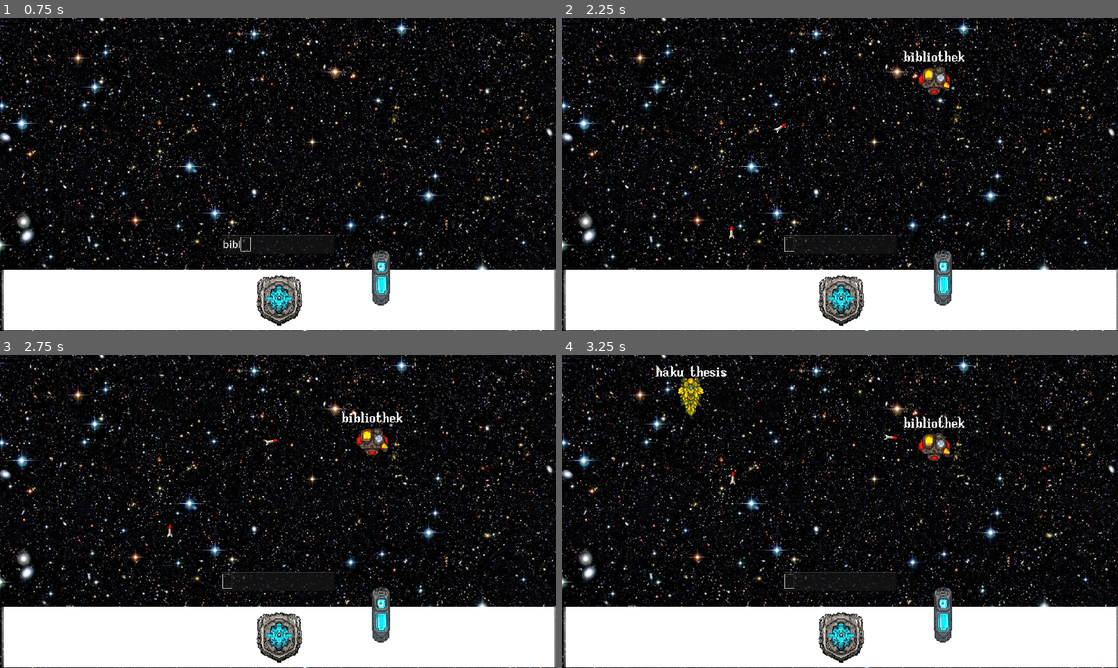
Above: before the commit, frames 1-4 (two rows, left to right).
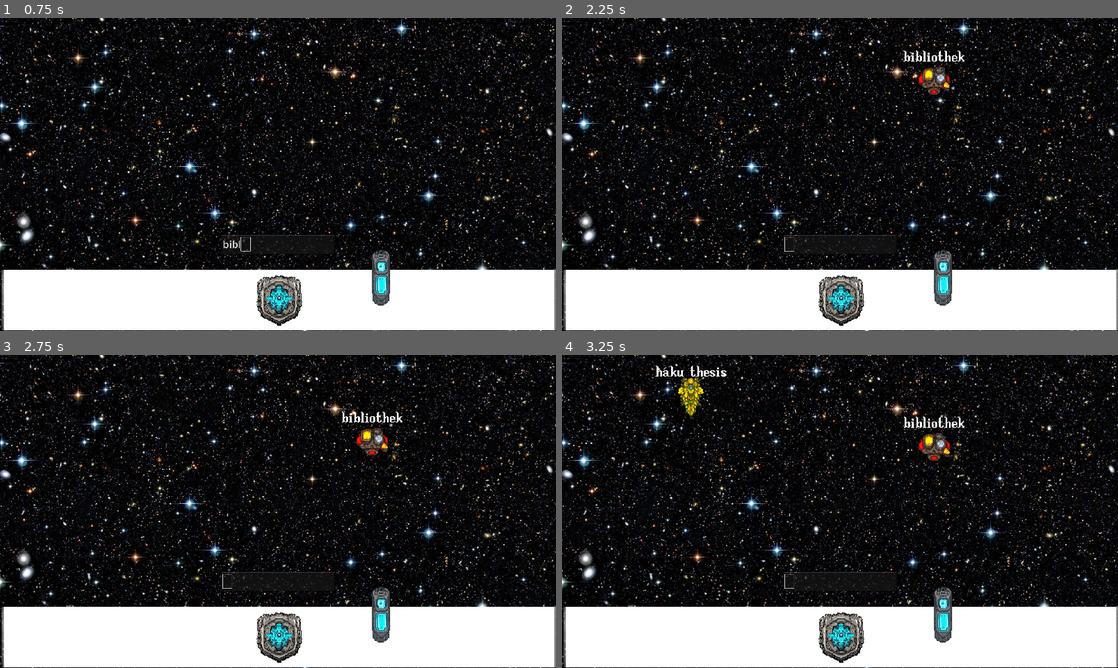
Above: after the commit, the same moments.

Repository: HephaistosForge/LinguaCaelestia
Game: Godot game, scene res://levels/main.tscn
Same seed, same stepped clock (60 frames per second), same inputs: the game is played once before the commit and once after it.
Inputs (mouse positions are in pixels of both pictures, inside the frame that each line leads up to):
- Up to frame 1 (0.75 s): click (278, 243) at 0.52 s; type "bibliothek" at 0.6 s
- Up to frame 2 (2.25 s): type "pepa" at 2 s
- Up to frame 3 (2.75 s): no input
- Up to frame 4 (3.25 s): no input

Frame 1 is identical in both runs. In frame 2, less than 0.1% of the frame differs, in the area x 30-41%, y 33-71%; in frame 3, less than 0.1%, in the area x 30-50%, y 26-68%; in frame 4, less than 0.1%.
Error after the commit: Parse Error: Expected ":" after function declaration. (res://entities/mothership/mothership.gd:28)

Commit message:
add warning icon, add shield asset add incoming missile warning

Diff:
--- /dev/null
+++ b/IncomingMissileWarning.gd
@@ -0,0 +1,14 @@
+extends Node2D
+
+@onready var icon = $Icon
+# Called when the node enters the scene tree for the first time.
+func _ready() -> void:
+	var tween = get_tree().create_tween()
+	tween.tween_property(icon, "scale", Vector2(1.3, 1.3), 0.7).set_trans(Tween.TRANS_CUBIC).set_ease(Tween.EASE_IN_OUT)
+	tween.tween_property(icon, "scale", Vector2(1.0, 1.0), 0.7).set_trans(Tween.TRANS_CUBIC).set_ease(Tween.EASE_IN_OUT)
+	tween.set_loops()
+
+
+# Called every frame. 'delta' is the elapsed time since the previous frame.
+func _process(delta: float) -> void:
+	pass
--- a/entities/mothership/mothership.gd
+++ b/entities/mothership/mothership.gd
@@ -1,4 +1,28 @@
 extends Area2D
+
+var hp = 1000
+signal death
 
 func get_projectile_targets() -> Array[Node]:
 	return $ProjectileTargets.get_children()
+
+
+func display_impact_warning(projectile_target: Node2D) -> void:
+	if not typeof(projectile_target) is Marker2D:
+		return
+	projectile_target.display_impact_warning()
+
+
+func reduce_hp(val: int) -> void:
+	self.hp -= val
+	self.hp = clamp(self.hp, 0, max_hp)
+	if self.hp == 0:
+		self.handle_death()
+
+
+func handle_death() -> void:
+	emit_signal("death")
+	self.queue_free()
+
+
+func spawn_shield(position_index)
--- /dev/null
+++ b/player/ui/incoming_missile_warning.tscn
@@ -0,0 +1,14 @@
+[gd_scene load_steps=4 format=3 uid="uid://bilq0mmdtbpdt"]
+
+[ext_resource type="Script" path="res://IncomingMissileWarning.gd" id="1_rh8oj"]
+[ext_resource type="Texture2D" uid="uid://buxxe0tfom6oc" path="res://resources/icon_warning.png" id="2_tj4nd"]
+[ext_resource type="PackedScene" uid="uid://c2nj1twkiad1l" path="res://entities/enemies/typed_label.tscn" id="3_hrf2p"]
+
+[node name="IncomingMissileWarning" type="Node2D"]
+script = ExtResource("1_rh8oj")
+
+[node name="Icon" type="Sprite2D" parent="."]
+texture = ExtResource("2_tj4nd")
+
+[node name="TypedLabel" parent="." instance=ExtResource("3_hrf2p")]
+position = Vector2(125, 0)
Binary file added: resources/Shield.png
Not shown, added: resources/Shield.png.import
Binary file added: resources/icon_warning.png
Not shown, added: resources/icon_warning.png.import
